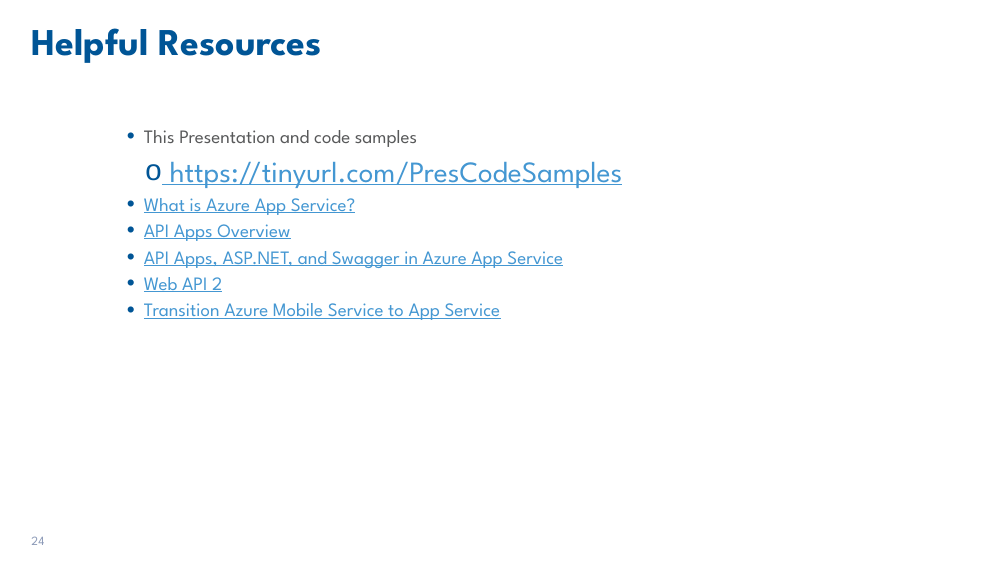
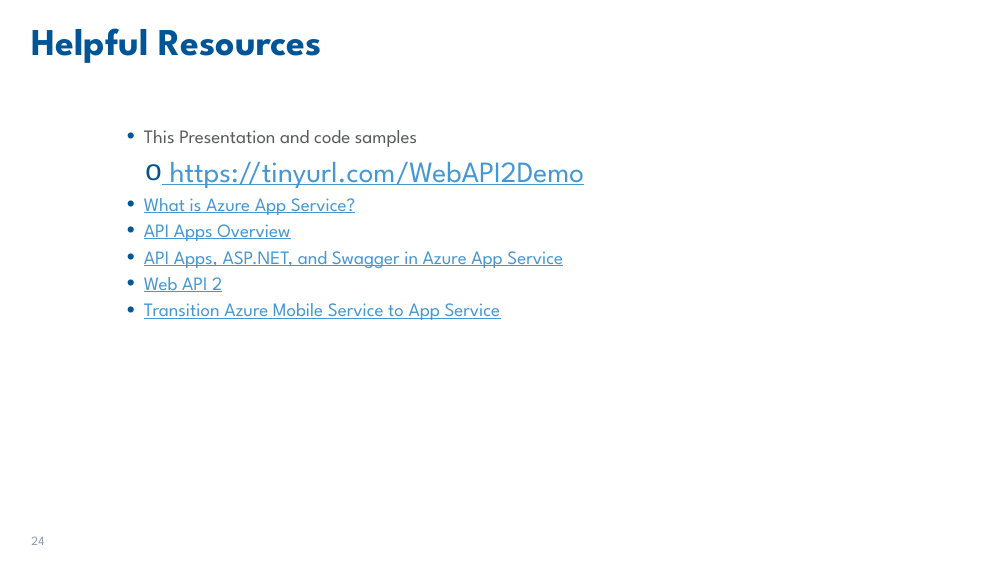
Before and after one commit to jemkegawa/WebAPI2Demo, a slide deck: slide 24 of Presentation/WebAPI2LunchnLearn.pptx. Drawn at 1008x567 pixels with LibreOffice and Linux fonts; fonts in the diff are those of the drawing; background and template pictures are left out. Boxes give left, top, right and bottom in pixels: in the first picture for what was removed or moved away, otherwise in the second. Text is boxed around its words. In the diff, an @@ line names an element or a change of style, - is before the commit and + after.

Commit message:
updated link in pptx

```diff
--- a/Presentation/WebAPI2LunchnLearn.pptx
+++ b/Presentation/WebAPI2LunchnLearn.pptx
@@ text at <box>170,161,585,188</box>: text changed @@
-  o https://tinyurl.com/PresCodeSamples
+  o https://tinyurl.com/WebAPI2Demo
```
